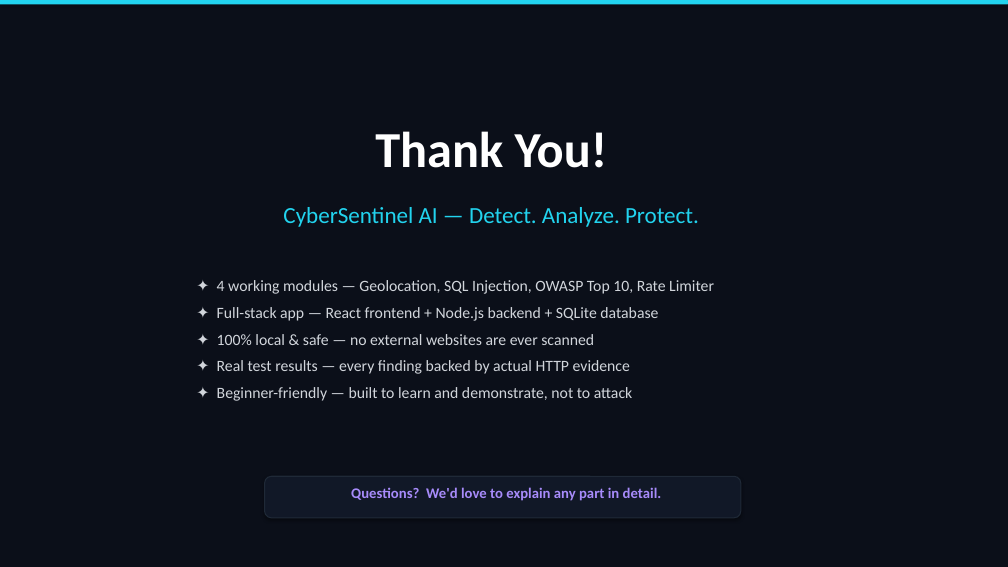
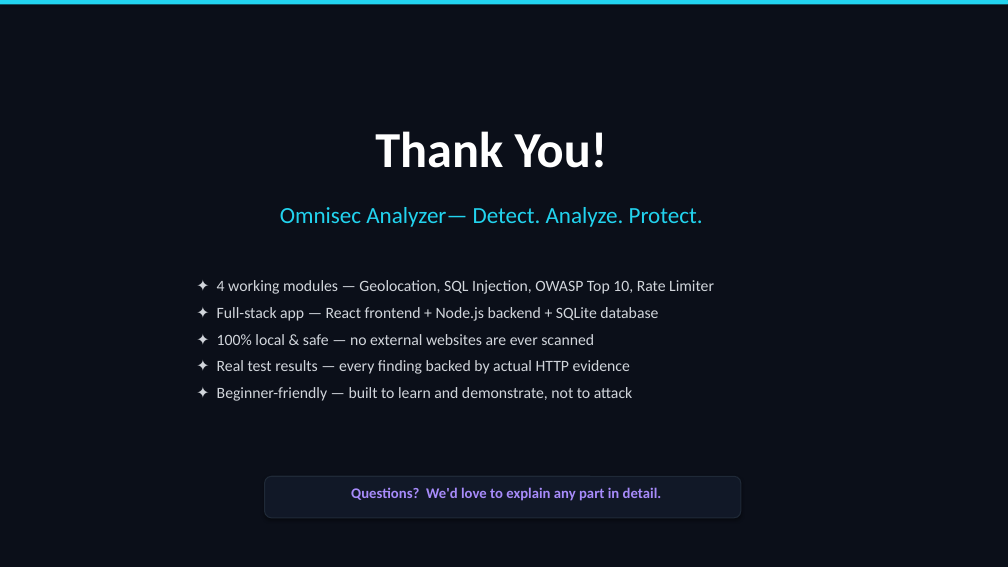
Before and after one commit to LAKSHMAN-26/omniSec-Analyzer, a slide deck: slide 6 of Omnisec-Analyzer-Presentation.pptx. Drawn at 1008x567 pixels with LibreOffice and Linux fonts; fonts in the diff are those of the drawing. Boxes give left, top, right and bottom in pixels: in the first picture for what was removed or moved away, otherwise in the second. Text is boxed around its words. In the diff, an @@ line names an element or a change of style, - is before the commit and + after.

```diff
--- a/Omnisec-Analyzer-Presentation.pptx
+++ b/Omnisec-Analyzer-Presentation.pptx
@@ text at box(280, 207, 703, 227): text changed @@
-CyberSentinel AI — Detect. Analyze. Protect.
+Omnisec Analyzer— Detect. Analyze. Protect.
```
Also in this commit, not shown: 1 other slide changed, 4 other files.
